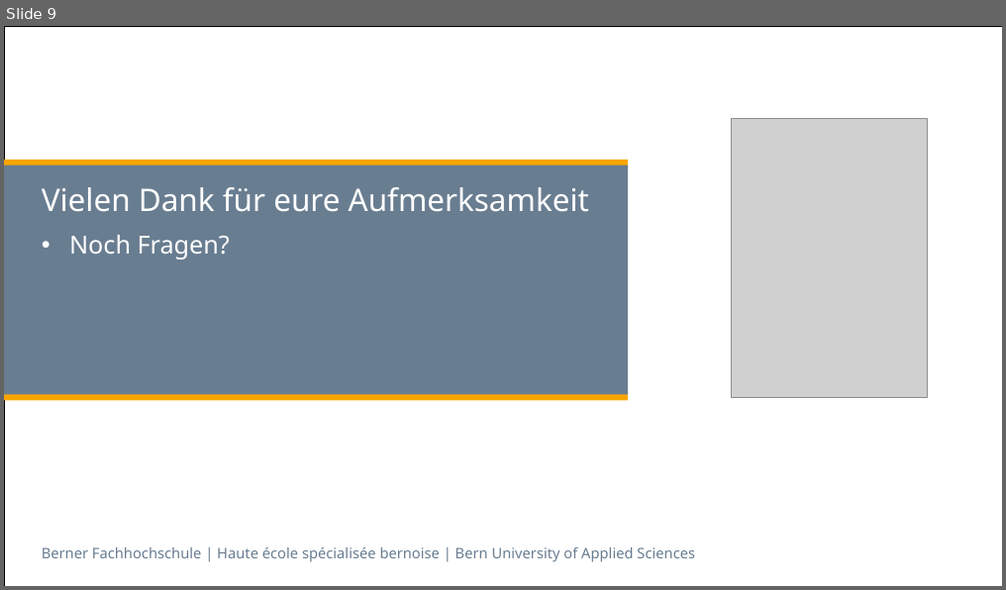
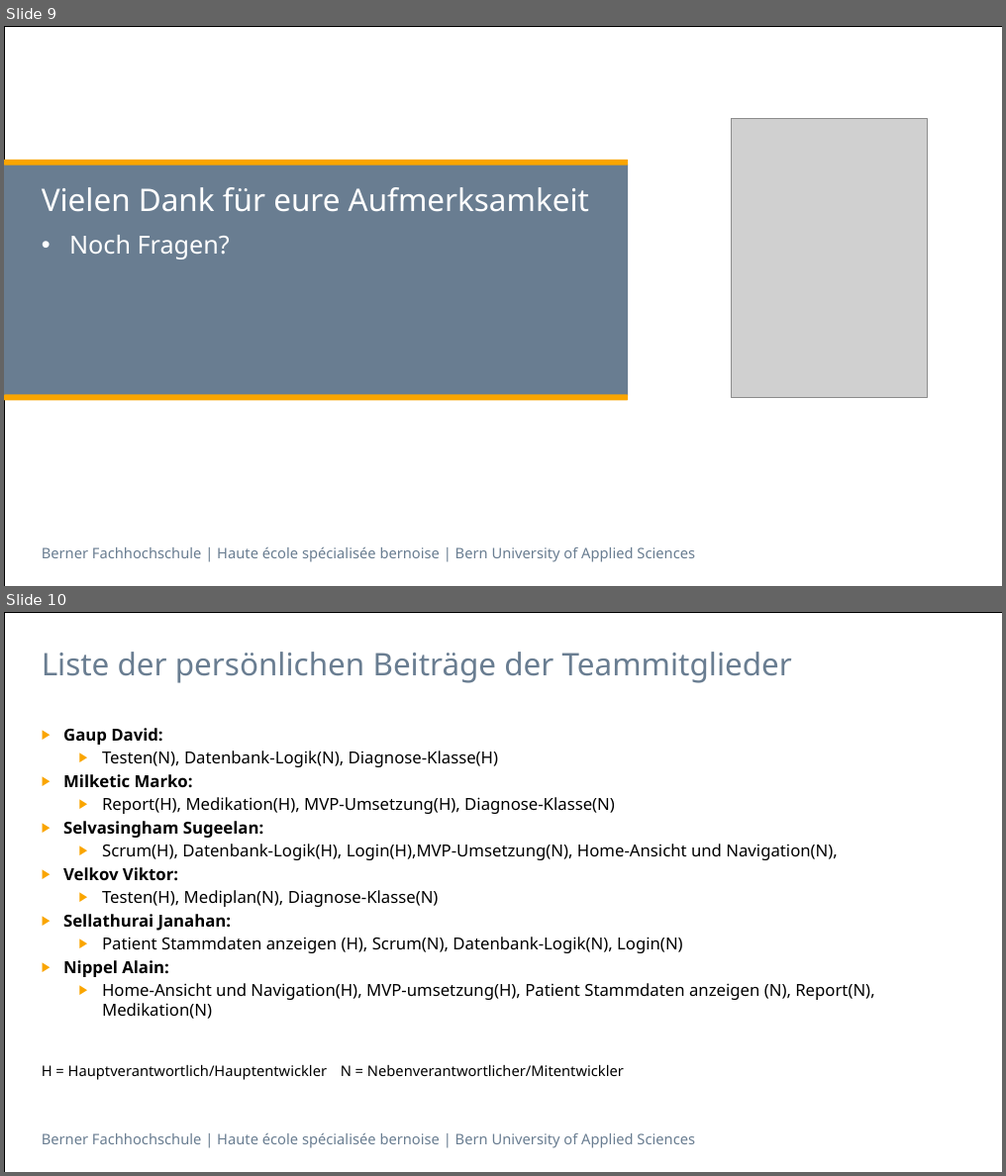
Before and after one commit to selvs1/ePsyDoc, a slide deck: doc/task-07/Task07.pptx. Shown one above the other, each under a label of ours: slide 9 before the commit, slides 9 and 10 after it. The pictures are 1006x590 and 1006x1176 pixels, drawn with LibreOffice and Linux fonts; fonts in the diff are those of the drawing; grey boxes stand for pictures. Boxes give left, top, right and bottom in pixels: in the first picture for what was removed or moved away, otherwise in the second. Text is boxed around its words. In the diff, an @@ line names an element or a change of style, - is before the commit and + after.

Commit message:
update powerpoint

```diff
--- a/doc/task-07/Task07.pptx
+++ b/doc/task-07/Task07.pptx
@@ slide 10 added at (x1=4, y1=612, x2=1002, y2=1172), background #FFFFFF; not listed: 2 template elements that a slide beside it also shows @@
@@ title added at (x1=42, y1=652, x2=792, y2=683), 30 pt, text #697D91 @@
+Liste der persönlichen Beiträge der Teammitglieder
@@ text added at (x1=42, y1=728, x2=874, y2=1080), 16 pt, text #000000 @@
+▶ Gaup David:
+  ▶ Testen(N), Datenbank-Logik(N), Diagnose-Klasse(H)
+▶ Milketic Marko:
+  ▶ Report(H), Medikation(H), MVP-Umsetzung(H), Diagnose-Klasse(N)
+▶ Selvasingham Sugeelan:
+  ▶ Scrum(H), Datenbank-Logik(H), Login(H),MVP-Umsetzung(N), Home-Ansicht und Navigation(N),
+▶ Velkov Viktor:
+  ▶ Testen(H), Mediplan(N), Diagnose-Klasse(N)
+▶ Sellathurai Janahan:
+  ▶ Patient Stammdaten anzeigen (H), Scrum(N), Datenbank-Logik(N), Login(N)
+▶ Nippel Alain:
+  ▶ Home-Ansicht und Navigation(H), MVP-umsetzung(H), Patient Stammdaten anzeigen (N), Report(N), Medikation(N)
+H = Hauptverantwortlich/Hauptentwickler N = Nebenverantwortlicher/Mitentwickler
```
